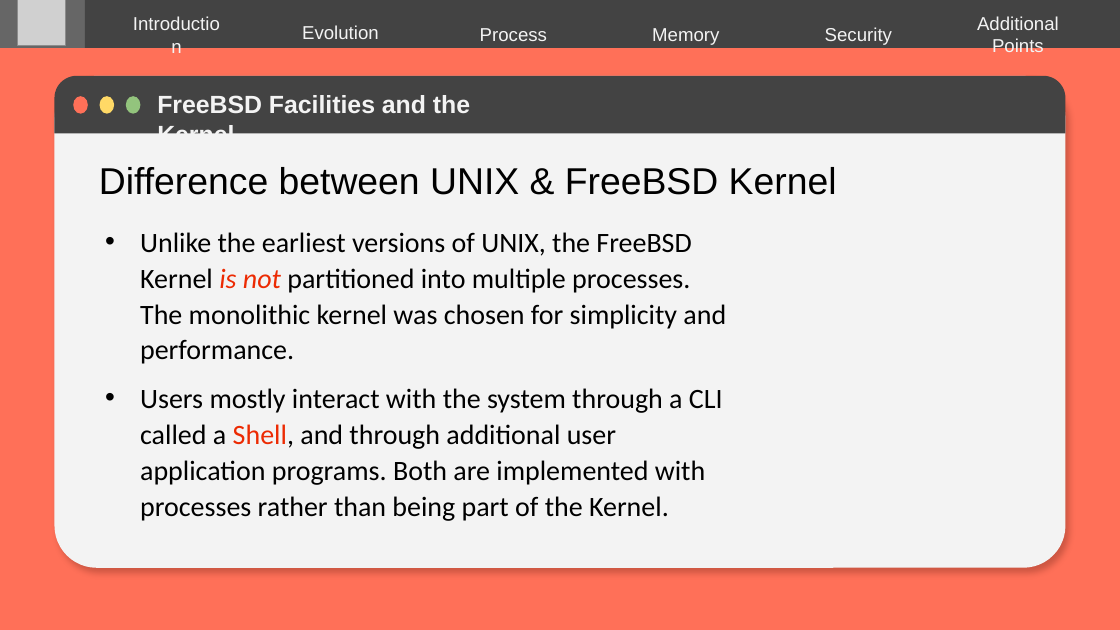
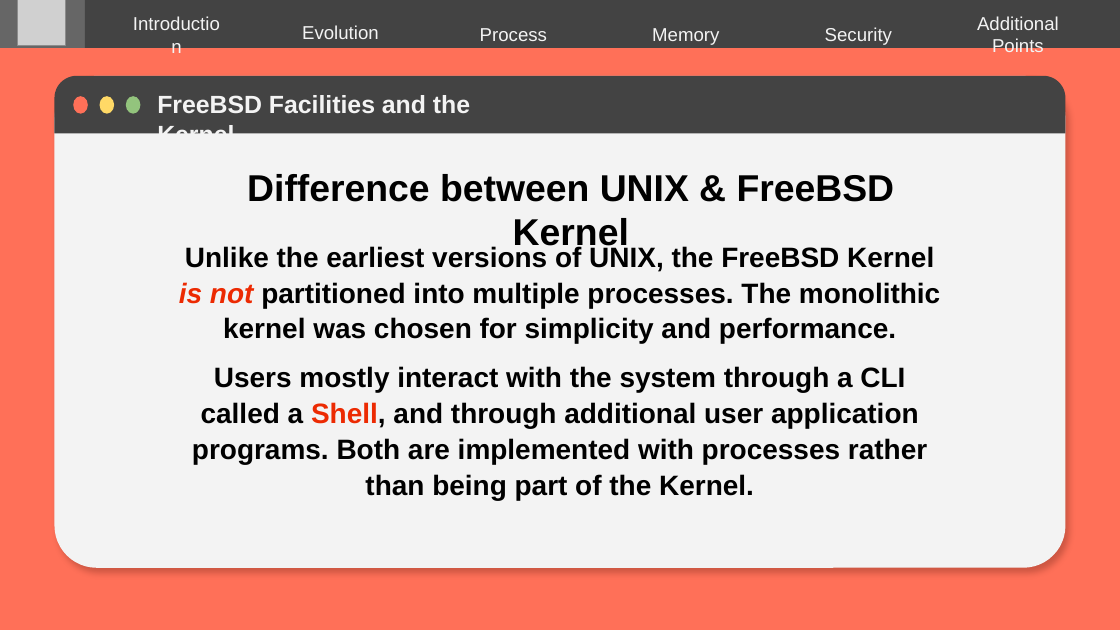
Before and after one commit to MahmoudEssam707/Operating-System, a slide deck: slide 2 of Presentaion on FreeBSD/FreeBSD Facilities and the Kernel.pptx. Drawn at 1120x630 pixels with LibreOffice and Linux fonts; fonts in the diff are those of the drawing; grey boxes stand for pictures. Boxes give left, top, right and bottom in pixels: in the first picture for what was removed or moved away, otherwise in the second. Text is boxed around its words. In the diff, an @@ line names an element or a change of style, - is before the commit and + after.

```diff
--- a/Presentaion on FreeBSD/FreeBSD Facilities and the Kernel.pptx
+++ b/Presentaion on FreeBSD/FreeBSD Facilities and the Kernel.pptx
@@ text "Difference between UNIX & FreeBSD ...": place and size @@
-text "Difference between UNIX & FreeBSD ..." at <box>99,167,837,195</box>
+text "Difference between UNIX & FreeBSD ..." at <box>247,174,895,253</box>
@@ text "Difference between UNIX & FreeBSD ..." at <box>247,174,895,253</box>: bold on; alignment left to centre @@
@@ text "Unlike the earliest versions of ...": place and size @@
-text "Unlike the earliest versions of ..." at <box>140,232,726,521</box>
+text "Unlike the earliest versions of ..." at <box>179,245,940,500</box>
@@ text "Unlike the earliest versions of ..." at <box>179,245,940,500</box>: font Calibri to Arial, bold on; alignment left to centre; bullet • to none @@
```
Also in this commit, not shown: 6 other slides changed, 1 slide added.
